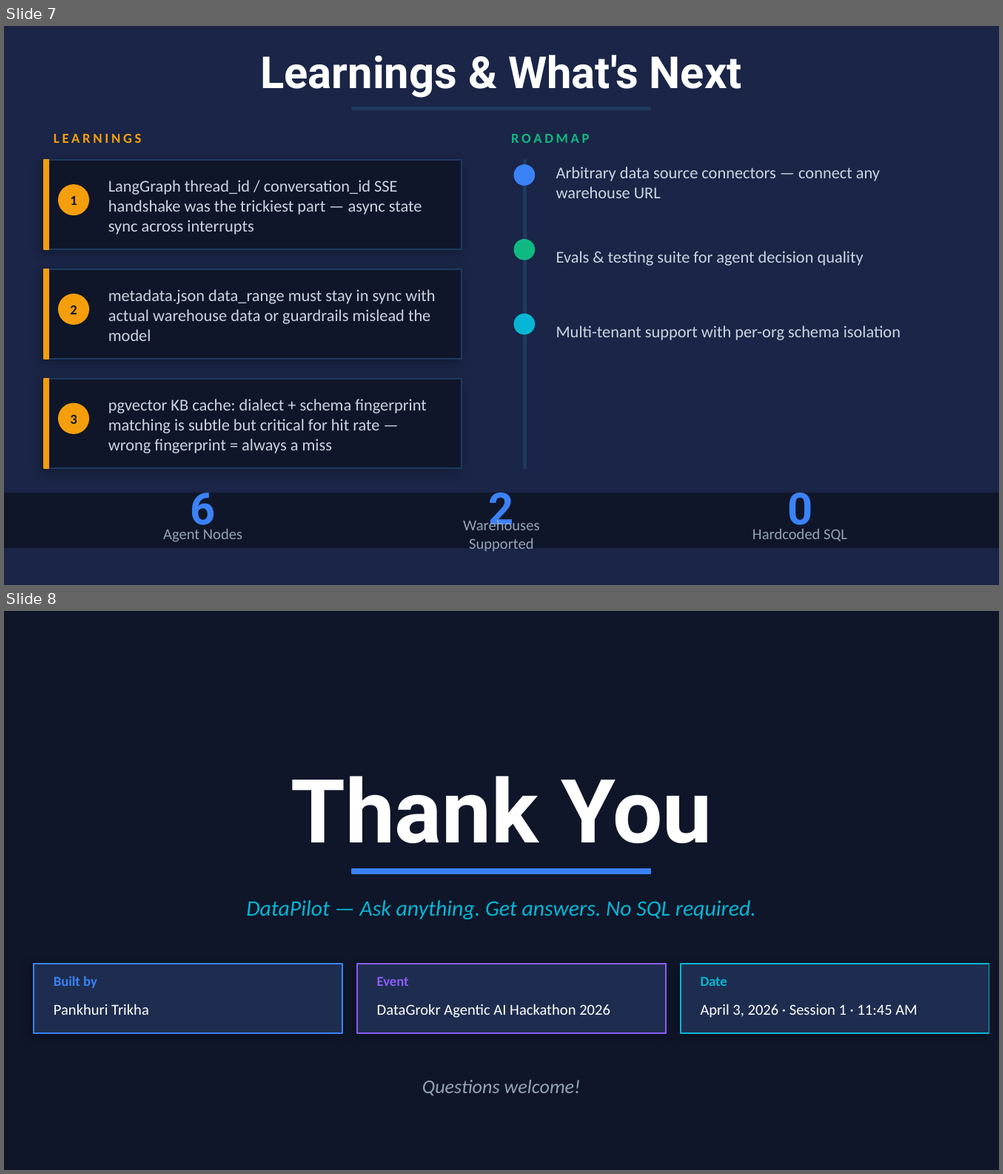
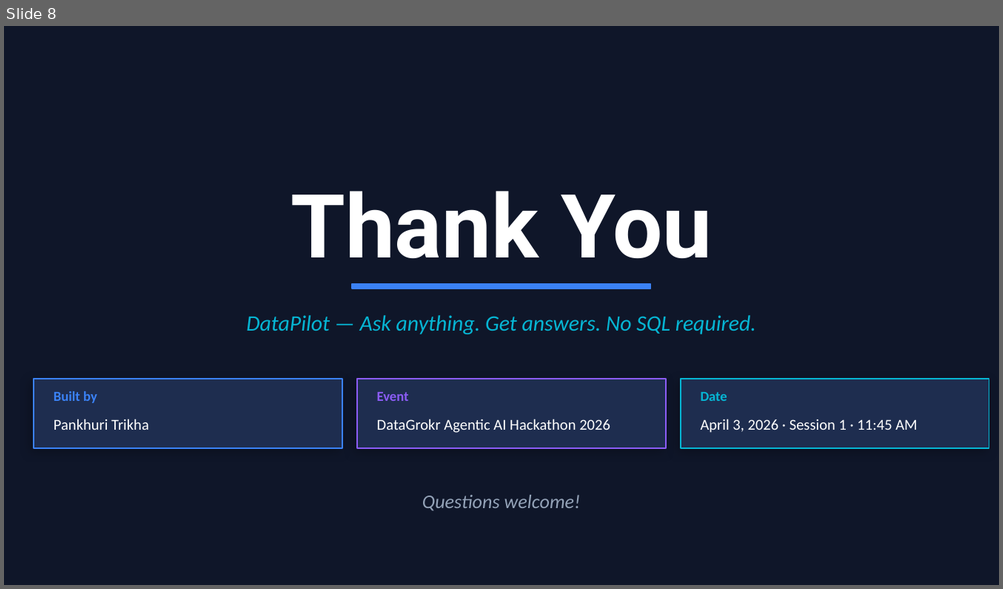
Before and after one commit to pankhuri-52/DataPilot_Agentic_Analyst, a slide deck: DataPilot_Hackathon.pptx. Shown one above the other, each under a label of ours: slides 7 and 8 before the commit, slide 8 after it. The pictures are 1003x1174 and 1003x589 pixels, drawn with LibreOffice and Linux fonts; fonts in the diff are those of the drawing. Boxes give left, top, right and bottom in pixels: in the first picture for what was removed or moved away, otherwise in the second. Text is boxed around its words. In the diff, an @@ line names an element or a change of style, - is before the commit and + after.

Commit message:
Making it open source ready

```diff
--- a/DataPilot_Hackathon.pptx
+++ b/DataPilot_Hackathon.pptx
@@ slide 7 removed at [4,26,999,585], background #1A2547 @@
@@ text removed at [260,55,742,98] @@
-Learnings & What's Next
@@ rectangle removed at [352,107,651,110] @@
@@ text removed at [54,133,141,143] @@
-LEARNINGS
@@ text removed at [511,134,589,143] @@
-ROADMAP
@@ rectangle removed at [44,160,461,249] @@
@@ rectangle removed at [44,160,48,249] @@
@@ text removed at [108,180,422,235] @@
-LangGraph thread_id / conversation_id SSE handshake was the trickiest part — async state sync across interrupts
@@ ellipse removed at [514,165,534,185] @@
@@ rectangle removed at [523,160,526,469] @@
@@ text removed at [556,167,879,198] @@
-Arbitrary data source connectors — connect any warehouse URL
@@ ellipse removed at [59,185,88,215] @@
@@ text removed at [70,196,77,205] @@
-1
@@ ellipse removed at [514,240,534,260] @@
@@ rectangle removed at [44,269,461,359] @@
@@ rectangle removed at [44,269,48,359] @@
@@ text removed at [556,251,863,266] @@
-Evals & testing suite for agent decision quality
@@ text removed at [108,289,435,341] @@
-metadata.json data_range must stay in sync with actual warehouse data or guardrails mislead the model
@@ ellipse removed at [59,295,88,324] @@
@@ text removed at [70,306,77,315] @@
-2
@@ ellipse removed at [514,315,534,335] @@
@@ text removed at [556,326,900,340] @@
-Multi-tenant support with per-org schema isolation
@@ rectangle removed at [44,379,461,469] @@
@@ rectangle removed at [44,379,48,469] @@
@@ text removed at [108,399,427,454] @@
-pgvector KB cache: dialect + schema fingerprint matching is subtle but critical for hit rate — wrong fingerprint = always a miss
@@ ellipse removed at [59,404,88,434] @@
@@ text removed at [70,414,77,424] @@
-3
@@ rectangle removed at [4,494,999,548] @@
@@ text removed at [190,493,216,536] @@
-6
@@ text removed at [489,493,514,531] @@
-2
@@ text removed at [787,493,812,536] @@
-0
@@ text removed at [163,529,242,543] @@
-Agent Nodes
@@ text removed at [463,518,539,551] @@
-Warehouses Supported
@@ text removed at [752,529,847,542] @@
-Hardcoded SQL
```
Also in this commit, not shown: 2 slides changed, 5 slides added, 4 other slides removed, 11 other files.
